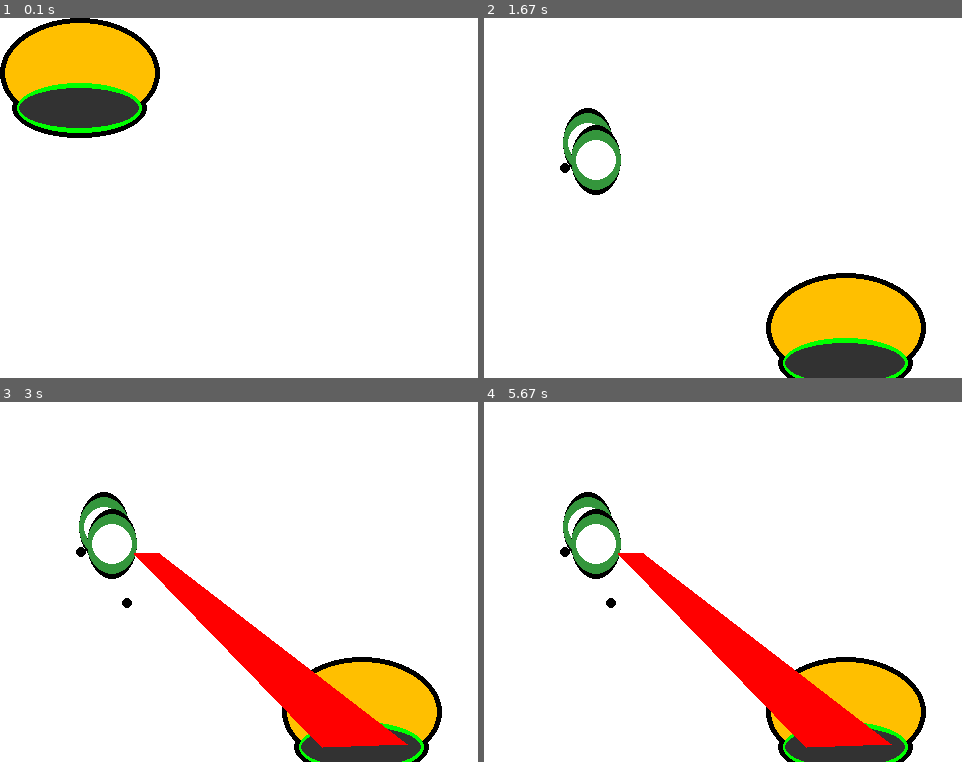
Above: before the commit, frames 1-4 (two rows, left to right).
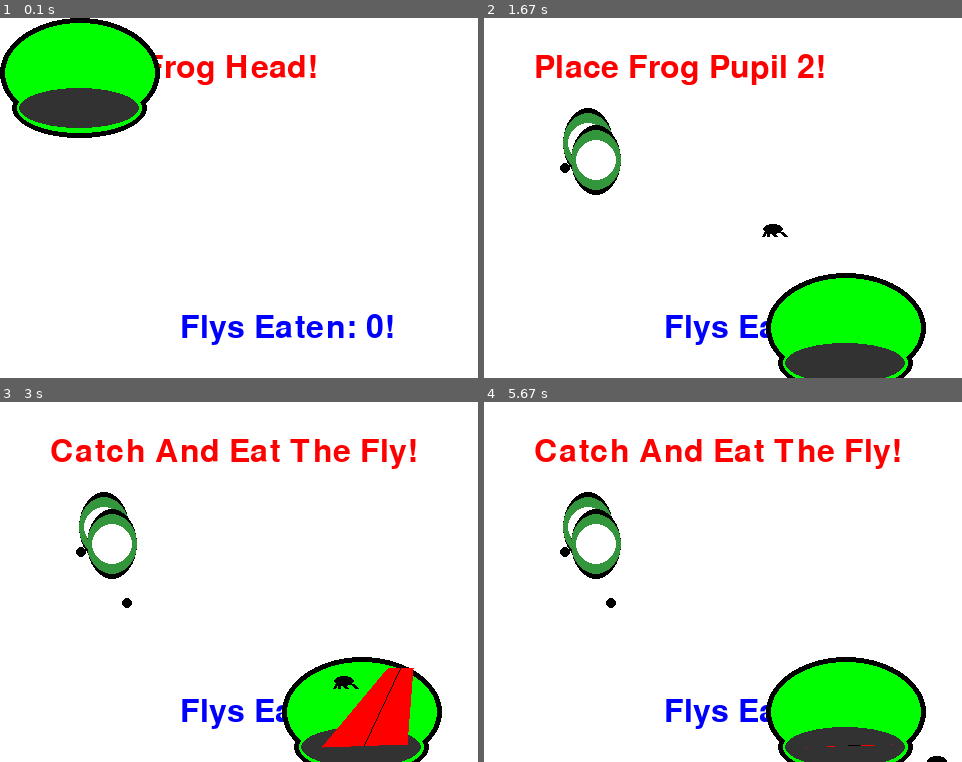
Above: after the commit, the same moments.

Repository: k-shar/draw_a_snake
Game: pygame game, started from pygame_drawer.py
The game is run twice, just before and just after one commit, with the same random seed, the same clock (stepped at 60 frames per second) and the same inputs.
Inputs (mouse positions are in pixels of both pictures, inside the frame that each line leads up to):
- Up to frame 1 (0.1 s): no input
- Up to frame 2 (1.67 s): press the mouse at (608, 201) at 0.37 s; move the mouse to (689, 237) at 0.47 s; release the mouse at (770, 277) at 0.6 s; press the mouse at (608, 201) at 0.7 s; move the mouse to (584, 158) at 0.8 s; release the mouse at (565, 111) at 0.93 s; press the mouse at (608, 201) at 1.03 s; move the mouse to (589, 165) at 1.13 s; release the mouse at (570, 129) at 1.27 s; press the mouse at (608, 201) at 1.37 s; move the mouse to (584, 183) at 1.47 s; release the mouse at (560, 162) at 1.6 s
- Up to frame 3 (3 s): press the mouse at (291, 618) at 1.7 s; move the mouse to (205, 607) at 1.8 s; release the mouse at (124, 596) at 1.93 s; press the mouse at (334, 646) at 2.03 s; move the mouse to (234, 600) at 2.13 s; release the mouse at (133, 553) at 2.27 s; press the mouse at (434, 718) at 2.37 s; move the mouse to (258, 592) at 2.47 s; release the mouse at (86, 470) at 2.6 s; press the mouse at (363, 744) at 2.7 s; move the mouse to (377, 704) at 2.8 s; release the mouse at (387, 668) at 2.93 s
- Up to frame 4 (5.67 s): press the mouse at (809, 672) at 3.03 s; move the mouse to (852, 589) at 3.13 s; release the mouse at (890, 510) at 3.27 s; press the mouse at (699, 589) at 3.37 s; move the mouse to (785, 546) at 3.47 s; release the mouse at (875, 502) at 3.6 s; press the mouse at (598, 520) at 3.7 s; move the mouse to (732, 618) at 3.8 s; release the mouse at (866, 711) at 3.93 s; press the mouse at (493, 434) at 4.03 s; move the mouse to (603, 538) at 4.13 s; release the mouse at (718, 646) at 4.27 s; press the mouse at (565, 434) at 4.37 s; move the mouse to (675, 564) at 4.47 s; release the mouse at (789, 690) at 4.6 s; press the mouse at (679, 520) at 4.7 s; move the mouse to (789, 603) at 4.8 s; release the mouse at (904, 686) at 4.93 s; press the mouse at (785, 596) at 5.03 s; move the mouse to (703, 614) at 5.13 s; release the mouse at (622, 636) at 5.27 s; click (847, 744) at 5.38 s

The runs differ from the first frame. In frame 1, 7.0% of the frame differs, in the area x 1-83%, y 1-91%; in frame 2, 7.4%; in frame 3, 12%; in frame 4, 12%, in the area x 10-97%, y 10-100%.

Commit message:
Add files via upload

Diff:
--- a/pygame_drawer.py
+++ b/pygame_drawer.py
@@ -1,4 +1,6 @@
 import pygame
+import random
+import time
 
 WIDTH = 480
 HEIGHT = 360
@@ -12,11 +14,33 @@
 YELLOW = (255, 191, 0)
 GREY = (50, 50, 50)
 DARK_GREEN = (52, 150, 60)
-
+TEXT = (255, 0, 0)
+TEXT_BG = (255, 255, 255)
+
+# Initialise Pygame
 pygame.init()
 screen = pygame.display.set_mode((WIDTH, HEIGHT))
 pygame.display.set_caption("Drawing Game")
 clock = pygame.time.Clock()
+
+# Set text for instructions
+font = pygame.font.Font('freesansbold.ttf', 32)
+instructions = font.render('', True, RED, BLUE)
+instructionsRect = instructions.get_rect()
+instructionsRect.center = (50, 50)
+
+# Set text for fly status
+font = pygame.font.Font('freesansbold.ttf', 32)
+status = font.render('', True, GREEN, BLUE)
+statusRect = instructions.get_rect()
+statusRect.center = (50, 100)
+
+# Set text for Total
+total_flys_caught = 0
+fly_held = False
+total = font.render(f'Flys Eaten: {total_flys_caught}!', True, BLUE, TEXT_BG)
+totalRect = instructions.get_rect()
+totalRect.center = (WIDTH - 300, HEIGHT - 50)
 
 x, y = pygame.mouse.get_pos()
 head_x, head_y = x, y
@@ -26,6 +50,18 @@
 pupil2_x, pupil2_y = -100, -100
 tongue_x, tongue_y = -100, -100
 tip_tongue_x, tip_tongue_y = -100, -100
+line_x, line_y = -100, -100
+
+fly_x = -100
+fly_y = -100
+fly_x_change = 7
+fly_y_change = 5
+catch_range = 20
+mouth_catch_range = catch_range//2
+random_fly_x = random.randint(20, WIDTH - 20)
+random_fly_y = random.randint(20, HEIGHT - 20)
+eating_fly = False
+cooldown = 30
 
 clicks = 0
 done = False
@@ -37,49 +73,108 @@
 			done = True
 		if event.type == pygame.MOUSEBUTTONUP:
 			clicks += 1
-			print(pygame.mouse.get_pos())
 	# Code
 	if clicks == 0:
+		instructions = font.render('Place Frog Head!', True, TEXT, TEXT_BG)
 		x, y = pygame.mouse.get_pos()
 		head_x = x
 		head_y = y
 
 	if clicks == 1:
+		instructions = font.render('Place Frog Eye 1!', True, TEXT, TEXT_BG)
 		x, y = pygame.mouse.get_pos()
 		eye1_x = x
 		eye1_y = y
 
 	if clicks == 2:
+		instructions = font.render('Place Frog Eye 2!', True, TEXT, TEXT_BG)
 		x, y = pygame.mouse.get_pos()
 		eye2_x = x
 		eye2_y = y
 
 	if clicks == 3:
+		instructions = font.render('Place Frog Pupil 1!', True, TEXT, TEXT_BG)
 		x, y = pygame.mouse.get_pos()
 		pupil1_x = x
 		pupil1_y = y
 
 	if clicks == 4:
+		instructions = font.render('Place Frog Pupil 2!', True, TEXT, TEXT_BG)
 		x, y = pygame.mouse.get_pos()
 		pupil2_x = x
 		pupil2_y = y
-
-	if clicks == 5:
+		fly_x = random_fly_x
+		fly_y = random_fly_y
+
+	if clicks >= 5:
+		instructions = font.render('Catch And Eat The Fly!', True, TEXT, TEXT_BG)
 		tongue_x = head_x
 		tongue_y = head_y
+		line_x = x
+		line_y = y
 		tip_tongue_x = x
 		tip_tongue_y = y
 		x, y = pygame.mouse.get_pos()
 
-
+		if fly_x >= WIDTH or fly_x <= 0:
+			fly_x_change *= -1
+
+		if fly_y >= HEIGHT or fly_y <= 0:
+			fly_y_change *= -1
+
+		fly_x += fly_x_change
+		fly_y += fly_y_change
+
+	# Check if mouse is near Fly
+
+	if  pygame.mouse.get_pos()[0] >= fly_x - catch_range and \
+		pygame.mouse.get_pos()[0] <= fly_x + catch_range and \
+		pygame.mouse.get_pos()[1] >= fly_y - catch_range and \
+		pygame.mouse.get_pos()[1] <= fly_y + catch_range:
+		fly_x = x
+		fly_y = y
+		fly_held = True
+	else:
+		fly_held = False
+
+	# If fly is held and near mout
+	if  pygame.mouse.get_pos()[0] >= tongue_x+35 - mouth_catch_range and \
+		pygame.mouse.get_pos()[0] <= tongue_x+120 + mouth_catch_range and \
+		pygame.mouse.get_pos()[1] >= tongue_y+85 - mouth_catch_range and \
+		pygame.mouse.get_pos()[1] <= tongue_y+82 + mouth_catch_range and\
+		fly_held:
+		if not eating_fly:
+			total_flys_caught += 1
+		status = font.render('Fly Eaten!', True, GREEN, TEXT_BG)
+		total = font.render(f'Flys Eaten: {total_flys_caught}!', True, BLUE, TEXT_BG)
+		eating_fly = True
+
+
+	if eating_fly:
+		if cooldown <= 0:
+			fly_x = random.randint(20, WIDTH - 20)
+			fly_y = random.randint(20, HEIGHT - 20)
+			eating_fly = False
+			status = font.render('', True, GREEN, TEXT_BG)
+			cooldown = 30
+		else:
+			cooldown -= 1
 	screen.fill(WHITE)
+
+	# Blit text
+	screen.blit(instructions, instructionsRect)
+	screen.blit(total, totalRect)
+	screen.blit(status, statusRect)
 
 	# Head
 	pygame.draw.ellipse(screen, BLACK, [head_x-5, head_y-5, 160, 110])
 	pygame.draw.ellipse(screen, BLACK, [head_x+25/2-5, head_y+55, 135, 60])
-	pygame.draw.ellipse(screen, YELLOW, [head_x, head_y, 150, 100])
+	pygame.draw.ellipse(screen, GREEN, [head_x, head_y, 150, 100])
 	pygame.draw.ellipse(screen, GREEN, [head_x+12.5, head_y+60, 125, 50])
-	pygame.draw.ellipse(screen, GREY, [head_x+14.5, head_y+65, 120, 40])
+	if not eating_fly:
+		pygame.draw.ellipse(screen, GREY, [head_x+14.5, head_y+65, 120, 40])
+	else:
+		pygame.draw.ellipse(screen, GREEN, [head_x+14.5, head_y+65, 120, 40])
 
 	# Eye 1
 	pygame.draw.ellipse(screen, BLACK, [eye1_x, eye1_y-5, 50, 70])
@@ -102,6 +197,13 @@
 									(tongue_x+120, tongue_y + 82),
 									(tip_tongue_x+25, tip_tongue_y)
 									])
-
+	pygame.draw.line(screen, BLACK, (line_x+12.5, line_y), (tongue_x+77.5, tongue_y+83.5), width=1)
+
+	# Fly
+	pygame.draw.ellipse(screen, BLACK, [fly_x, fly_y, 20, 10])
+	pygame.draw.line(screen, BLACK, (fly_x+2, fly_y+8), (fly_x, fly_y+12), width=3)
+	pygame.draw.line(screen, BLACK, (fly_x+5, fly_y+8), (fly_x+5, fly_y+12), width=3)
+	pygame.draw.line(screen, BLACK, (fly_x+18, fly_y+8), (fly_x+22, fly_y+12), width=4)
+	pygame.draw.line(screen, BLACK, (fly_x+8, fly_y+8), (fly_x+12, fly_y+12), width=4)
 	pygame.display.flip()
 pygame.quit()
